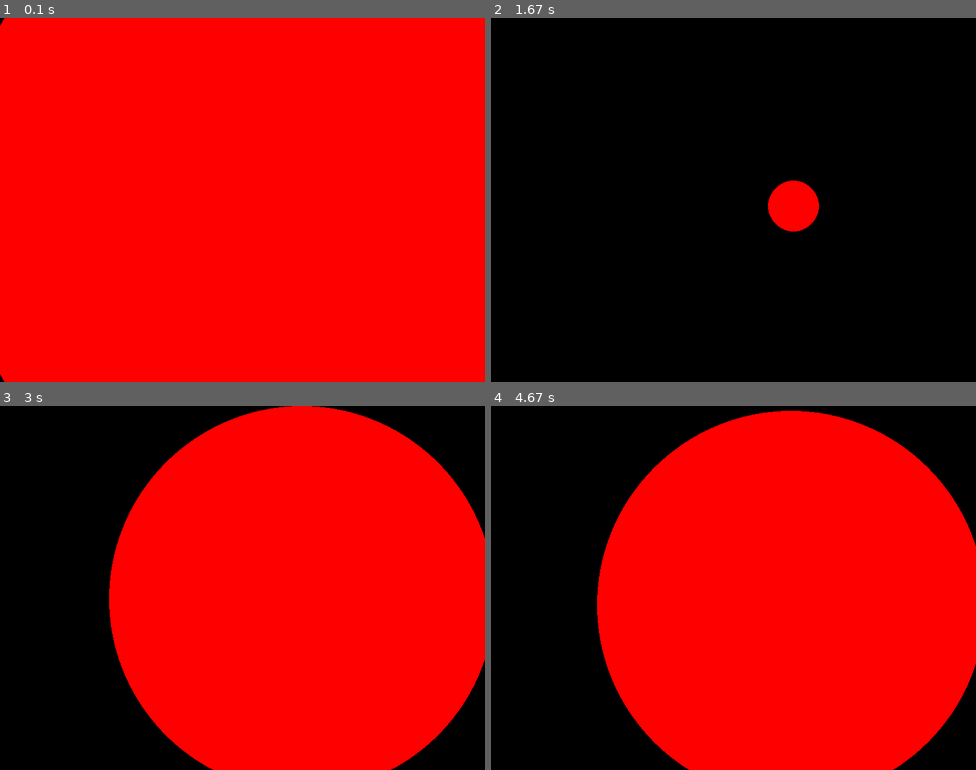
Above: before the commit, frames 1-4 (two rows, left to right).
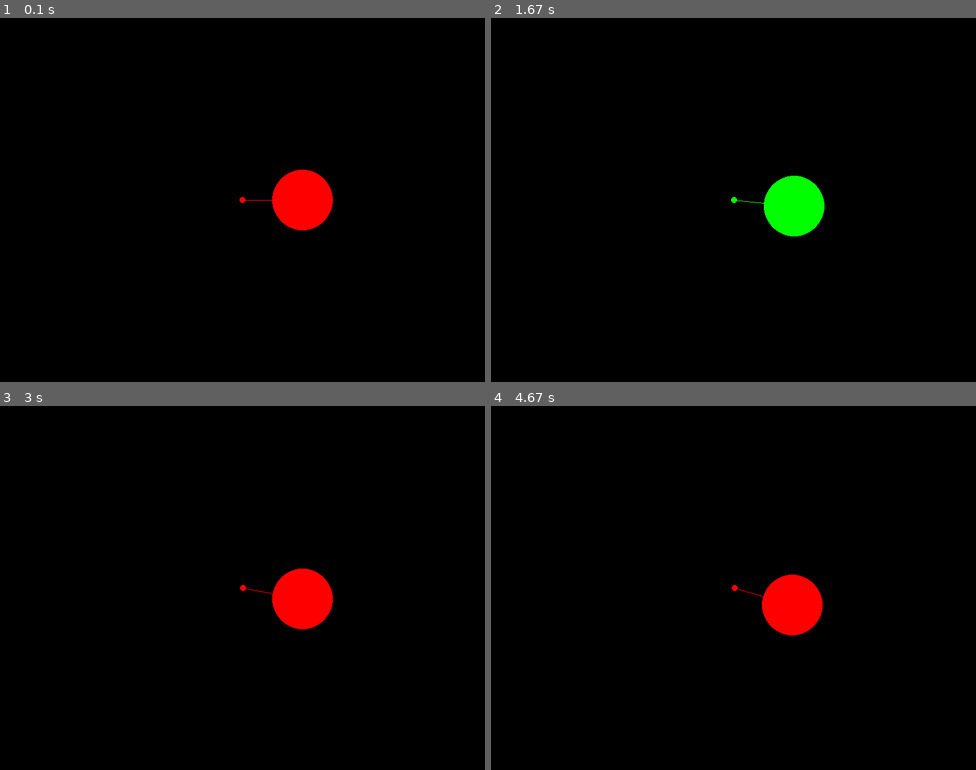
Above: after the commit, the same moments.

Repository: Kingcitaldo125/PygamePointRotation
Game: pygame game, started from rotatePoint.py
The game is run twice, just before and just after one commit, with the same random seed, the same clock (stepped at 60 frames per second) and the same inputs.
Inputs (mouse positions are in pixels of both pictures, inside the frame that each line leads up to):
- Up to frame 1 (0.1 s): no input
- Up to frame 2 (1.67 s): click (791, 232) at 1.38 s
- Up to frame 3 (3 s): click (126, 515) at 1.72 s
- Up to frame 4 (4.67 s): no input

The runs differ from the first frame. In frame 1, 98% of the frame differs, in the area x 0-100%, y 0-100%; in frame 2, 1.7%; in frame 3, 63%; in frame 4, 63%.

Commit message:
Adding virtual flail with collision and moving POI

Diff:
--- a/rotatePoint.py
+++ b/rotatePoint.py
@@ -16,12 +16,19 @@
 centerX = int(winx/2)
 centerY = int(winy/2)
 
-bRad=55
+bRad=50
 
+xPos=400
+xPosCoefficient=0.01
+
+cCol = (255,0,0)
 while not done:
+    mX,mY=pygame.mouse.get_pos()
 
     xAxis += xCoefficient
     yAxis += yCoefficient
+
+    xPos += xPosCoefficient
 
     if xCoefficient >= 1.0:
         xCoefficient*=-1
@@ -35,12 +42,20 @@
     if yCoefficient <= -1.0:
         yCoefficient*=-1
 
-    mpointX = 400+(math.cos(xAxis) * 100)
-    mpointY = 300+(math.sin(yAxis) * 100)
 
-    mX,mY=pygame.mouse.get_pos()
+    if xPos > winx-bRad:
+        xPosCoefficient*=-1
 
-    bRad = math.sqrt((mX-mpointX)**2 + (mY-mpointY)**2)
+    if xPos < bRad:
+        xPosCoefficient*=-1
+
+    mpointX = (int(xPos) + (math.cos(xAxis) * 100))
+    mpointY = (300 + (math.sin(yAxis) * 100))
+
+    if math.sqrt((mX-mpointX)**2 + (mY-mpointY)**2) <= bRad:
+        cCol = (0,255,0)
+    else:
+        cCol = (255,0,0)
 
     events = pygame.event.get()
 
@@ -52,7 +67,9 @@
             done=True
 
     screen.fill((0,0,0))
-    pygame.draw.circle(screen, (255,0,0), (int(mpointX),int(mpointY)), int(bRad))
+    pygame.draw.circle(screen, cCol, (int(mpointX),int(mpointY)), int(bRad))
+    pygame.draw.circle(screen, cCol, (int(xPos),300), 5)
+    pygame.draw.line(screen, cCol, (int(mpointX),int(mpointY)),(int(xPos),300))
     pygame.display.flip()
 
 
